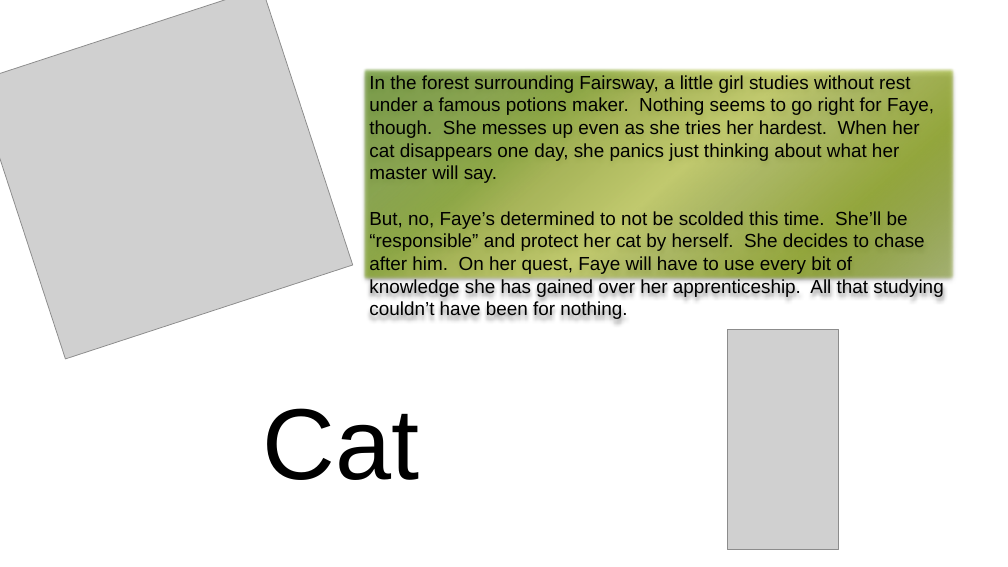
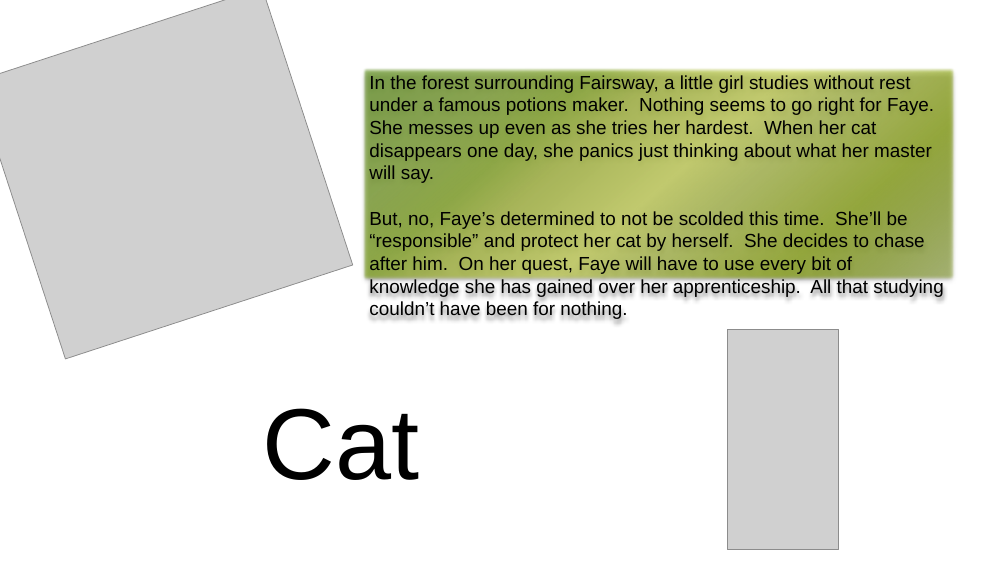
Before and after one commit to crikoskie/CS117-RikoskieCourtney, a slide deck: slide 1 of documents/Game Flyer.pptx. Drawn at 1008x567 pixels with LibreOffice and Linux fonts; fonts in the diff are those of the drawing; grey boxes stand for pictures; background and template pictures are left out. Boxes give left, top, right and bottom in pixels: in the first picture for what was removed or moved away, otherwise in the second. Text is boxed around its words. In the diff, an @@ line names an element or a change of style, - is before the commit and + after.

```diff
--- a/documents/Game Flyer.pptx
+++ b/documents/Game Flyer.pptx
@@ text in rectangle at [369,75,934,183]: text changed @@
-In the forest surrounding Fairsway, a little girl studies without rest under a famous potions maker. Nothing seems to go right for Faye, though. She messes up even as she tries her hardest. When her cat disappears one day, she panics just thinking about what her master will say.
+In the forest surrounding Fairsway, a little girl studies without rest under a famous potions maker. Nothing seems to go right for Faye. She messes up even as she tries her hardest. When her cat disappears one day, she panics just thinking about what her master will say.
```
Also in this commit, not shown: 1 other file.
